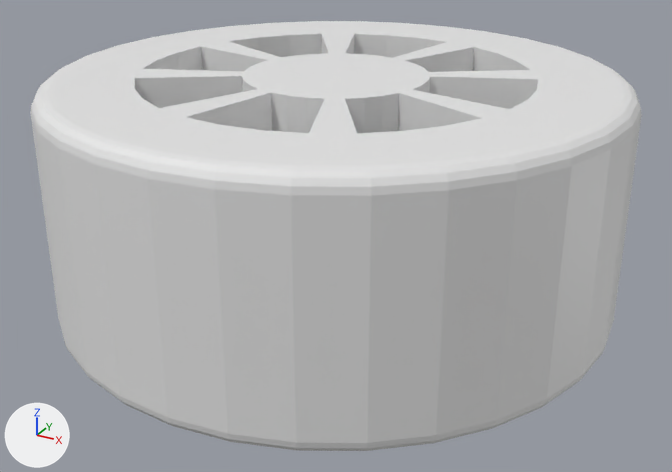
An edit to the glTF model game/gamjam/scenes/car/car_wheel.glb, drawn before and after from the same camera.
One viewpoint serves both versions: a 50 mm lens placed at (1.504, -2.734, 1.188), pointed at (0.032, -0.058, -0.151). Lighting does not change. The marker at lower left points along +X, +Y and +Z. The picture after the commit comes second.
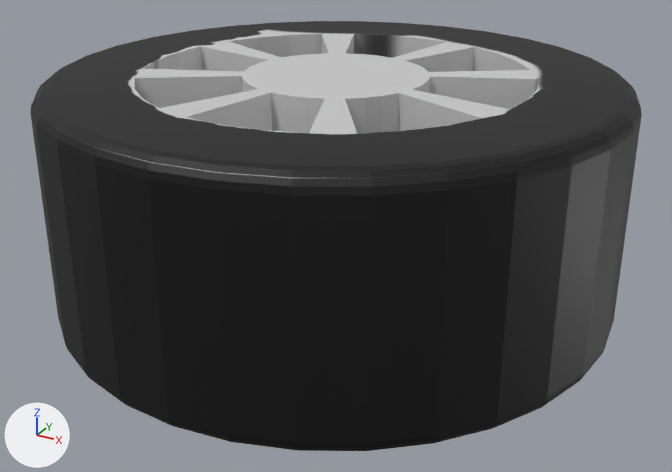
The change in detail:
Picture 'wheel Base Color' (img_wheel_base_color) is new.
Material 'wheel' (mat_wheel) is new.
Its texture is img_wheel_base_color.
me_cylinder has 736 vertices, 1644 faces and spans x -1.0..1.0, y -1.0..1.0, z -0.42..0.42.
me_cylinder gains material mat_wheel (picture img_wheel_base_color).

Changed parts and their boxes (x1, y1, x2, y2) in the pictures (672 x 472 px):
'Cylinder', recoloured (white to black): (30, 21, 642, 451) in both
